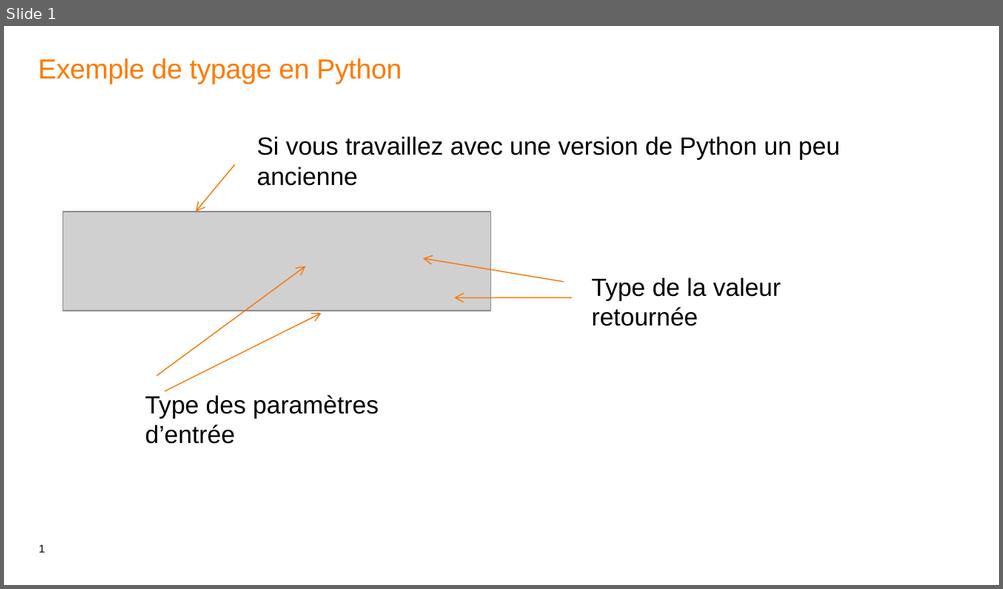
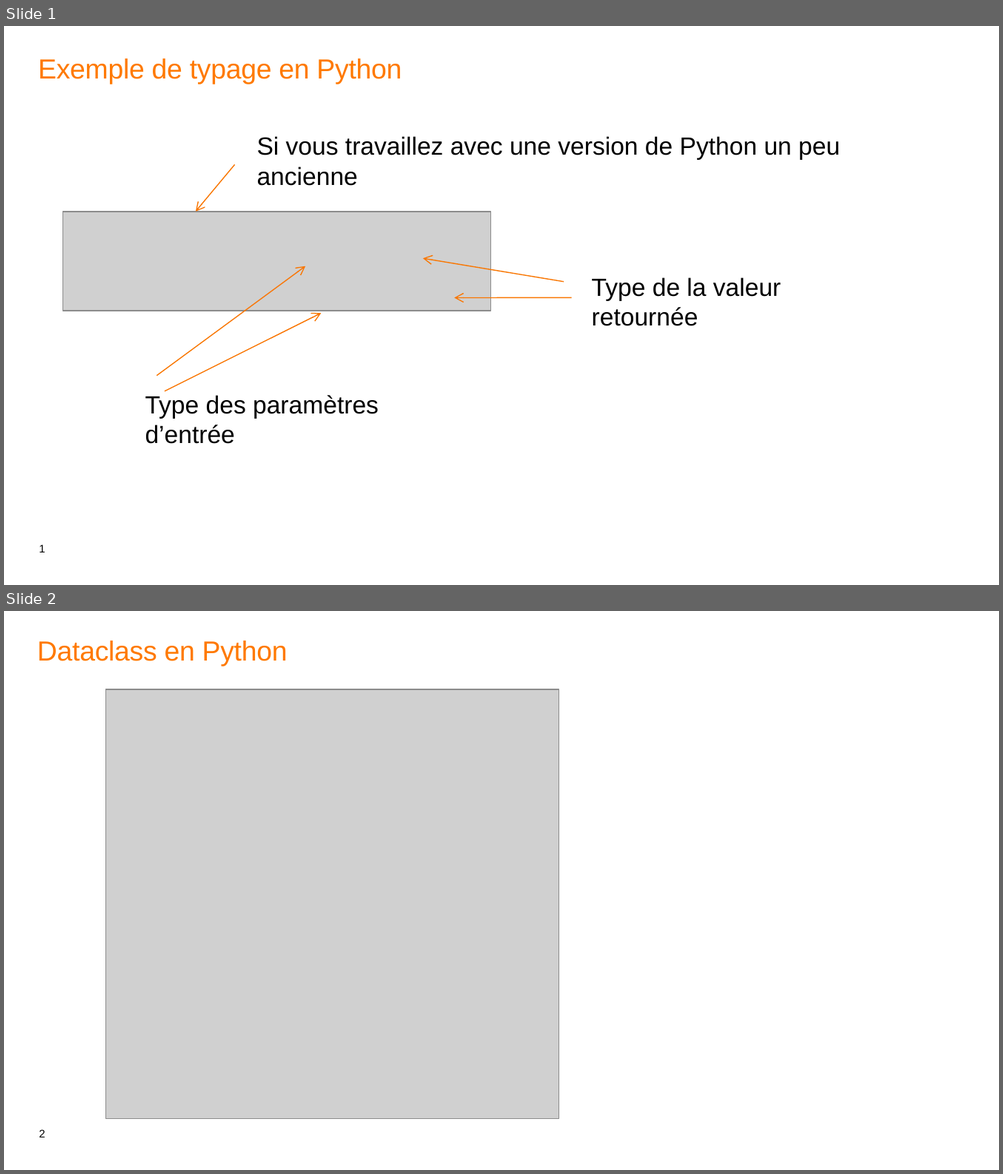
Before and after one commit to gelineau/cours-algo-bsi, a slide deck: 2023-2024/synthèses de cours/python.pptx. Shown one above the other, each under a label of ours: slide 1 before the commit, slides 1 and 2 after it. The pictures are 1003x589 and 1003x1174 pixels, drawn with LibreOffice and Linux fonts; fonts in the diff are those of the drawing; grey boxes stand for pictures. Boxes give left, top, right and bottom in pixels: in the first picture for what was removed or moved away, otherwise in the second. Text is boxed around its words. In the diff, an @@ line names an element or a change of style, - is before the commit and + after.

```diff
--- a/2023-2024/synthèses de cours/python.pptx
+++ b/2023-2024/synthèses de cours/python.pptx
@@ slide 2 added at (4,611,999,1170), background #FFFFFF; not listed: 1 template element that a slide beside it also shows @@
@@ text added at (37,641,287,666), 20 pt, text #FF7900 @@
+Dataclass en Python
@@ picture added at (105,689,558,1119) @@
```
Also in this commit, not shown: 7 other files.
